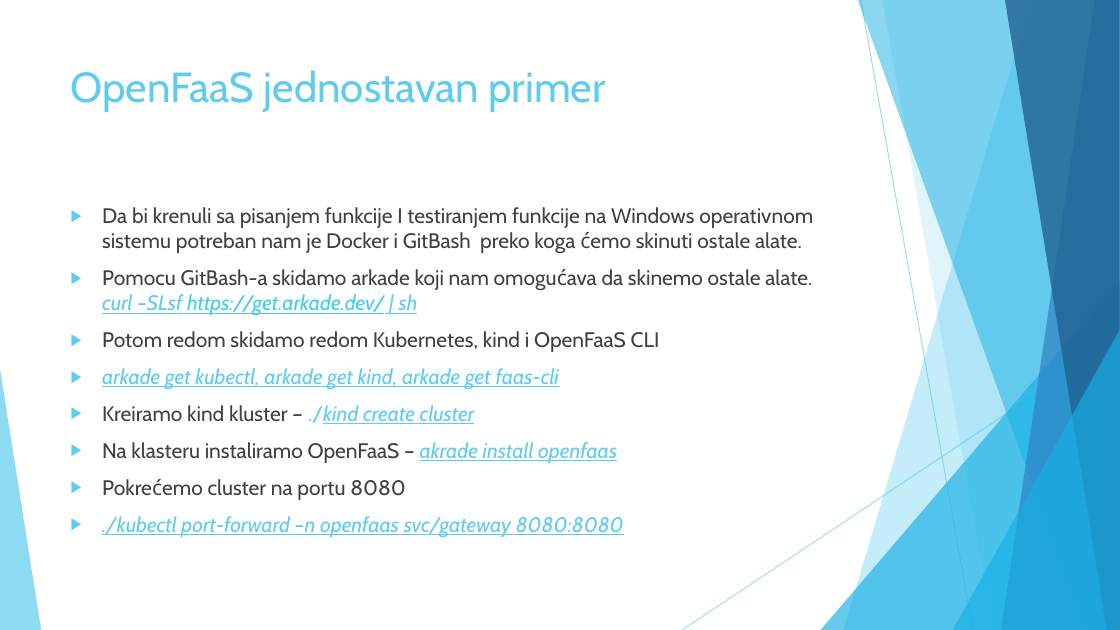
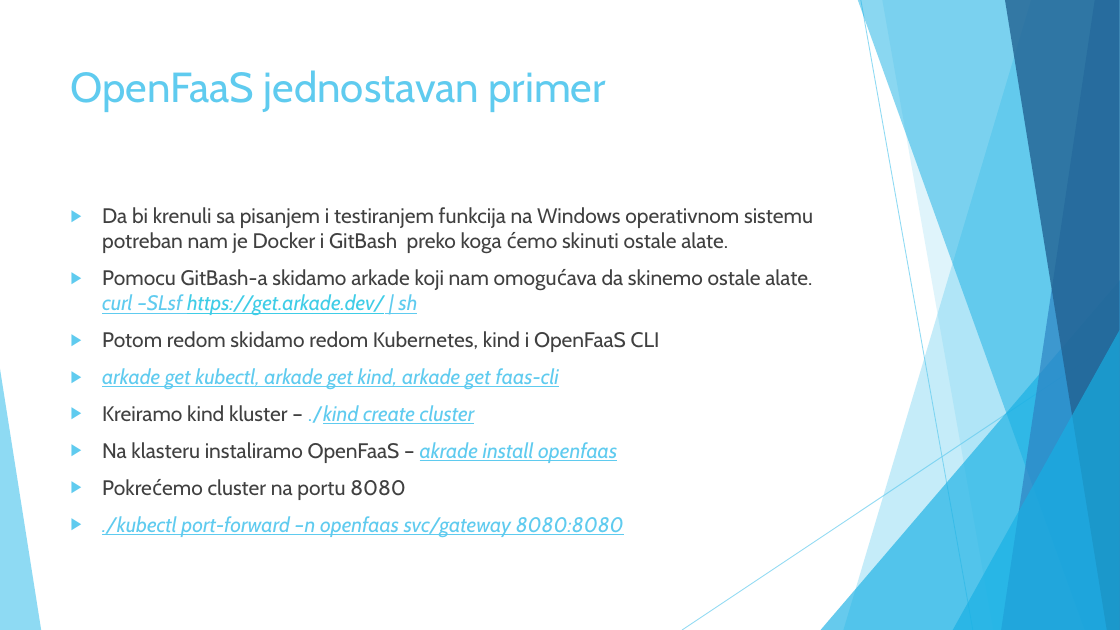
Before and after one commit to SlavkoPetrovic/SOA-Projekat, a slide deck: slide 14 of Seminarski/Prezentacija/OpenFaaS.pptx. Drawn at 1120x630 pixels with LibreOffice and Linux fonts; fonts in the diff are those of the drawing. Boxes give left, top, right and bottom in pixels: in the first picture for what was removed or moved away, otherwise in the second. Text is boxed around its words. In the diff, an @@ line names an element or a change of style, - is before the commit and + after.

```diff
--- a/Seminarski/Prezentacija/OpenFaaS.pptx
+++ b/Seminarski/Prezentacija/OpenFaaS.pptx
@@ text at [102, 207, 813, 254]: text changed @@
-▶ Da bi krenuli sa pisanjem funkcije I testiranjem funkcije na Windows operativnom sistemu potreban nam je Docker i GitBash preko koga ćemo skinuti ostale alate.
+▶ Da bi krenuli sa pisanjem i testiranjem funkcija na Windows operativnom sistemu potreban nam je Docker i GitBash preko koga ćemo skinuti ostale alate.
```
Also in this commit, not shown: 3 other slides changed, 1 other file.
